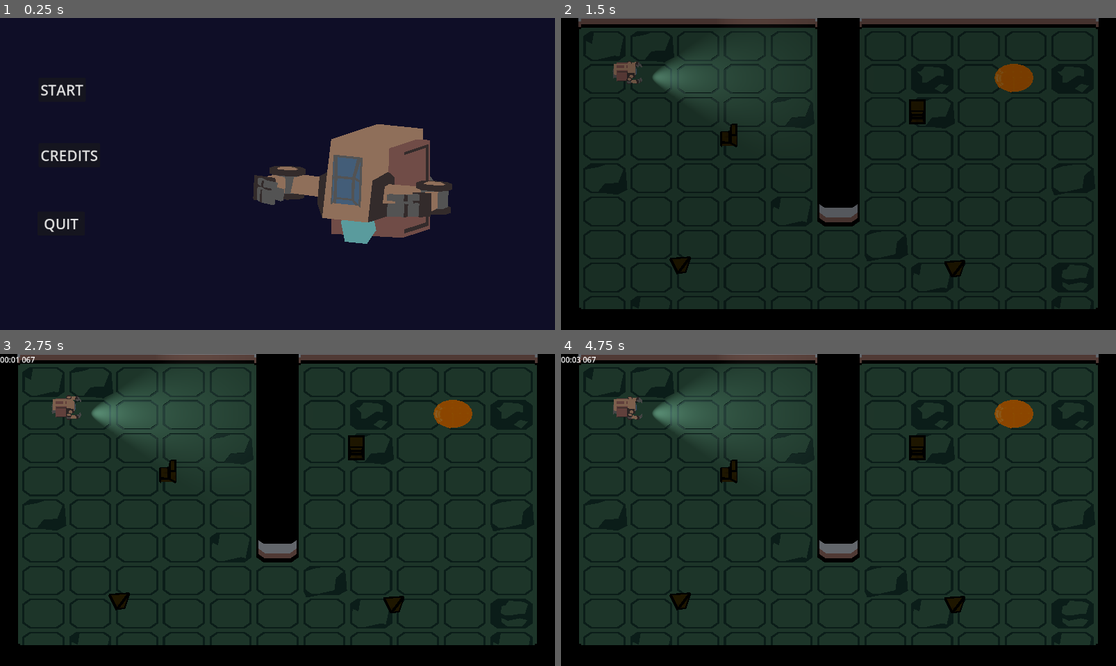
Above: before the commit, frames 1-4 (two rows, left to right).
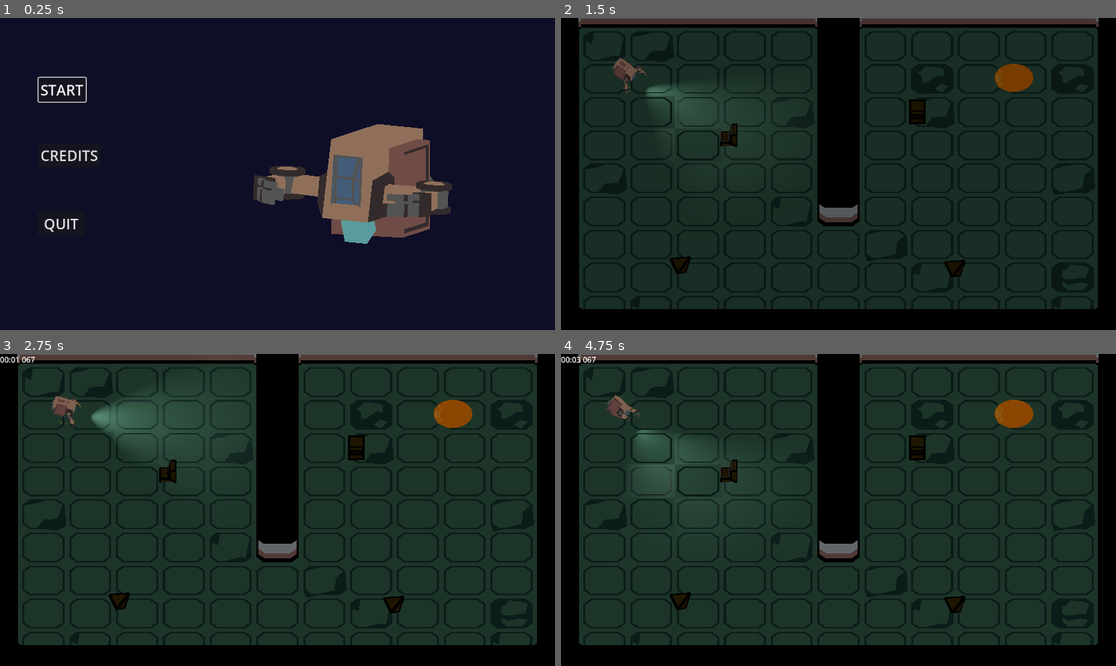
Above: after the commit, the same moments.

Repository: Wendfrey/GameJam6Submission
Game: Godot game, scene res://levels/RootMain.tscn
Same seed, same stepped clock (60 frames per second), same inputs: the game is played once before the commit and once after it.
Inputs:
- Up to frame 1 (0.25 s): no input
- Up to frame 2 (1.5 s): click "START" at 0.5 s; hold D (rotate_right, bound only after the commit) from 1.28 s (still down); hold Space (move_bracker, bound only after the commit) from 1.28 s (still down)
- Up to frame 3 (2.75 s): release D (rotate_right, bound only after the commit) at 2.03 s; release Space (move_bracker, bound only after the commit) at 2.03 s; hold A (rotate_left, bound only after the commit) from 2.03 s (still down); tap Space (move_bracker, bound only after the commit) at 2.1 s
- Up to frame 4 (4.75 s): release A (rotate_left, bound only after the commit) at 2.78 s; hold D (rotate_right, bound only after the commit) 2.78-3.53 s; hold Space (move_bracker, bound only after the commit) 2.78-3.53 s; hold W (move_accel, bound only after the commit) 3.53-4.28 s; tap Space (move_bracker, bound only after the commit) at 3.6 s; hold A (rotate_left, bound only after the commit) from 4.28 s (still down); hold Space (move_bracker, bound only after the commit) from 4.28 s (still down)

The runs differ from the first frame. In frame 1, 0.1% of the frame differs, in the area x 6-16%, y 18-28%; in frame 2, 1.8%; in frame 3, 0.4%; in frame 4, 3.3%, in the area x 8-37%, y 11-46%.

Commit message:
Use controller to navigate UI3

Diff:
--- a/SpeedJamGame/levels/HighScoreMenu.gd
+++ b/SpeedJamGame/levels/HighScoreMenu.gd
@@ -1,4 +1,4 @@
-extends CanvasLayer
+extends "res://levels/UIAutoFocus.gd"
 
 signal next_level
 signal retry_level
--- a/SpeedJamGame/levels/Main.gd
+++ b/SpeedJamGame/levels/Main.gd
@@ -11,6 +11,7 @@
 	recordData = load("res://HighscoreData.gd").new(3, 5)
 	recordData.set_data(fileStorage.read_file())
 
+	$MainMenu.visible = true
 	current_lvl = "main_menu"
 	load_scene(load("res://levels/main_menu_scene.tscn").instantiate())
 
--- a/SpeedJamGame/levels/MainMenuScript.gd
+++ b/SpeedJamGame/levels/MainMenuScript.gd
@@ -1,4 +1,4 @@
-extends CanvasLayer
+extends "res://levels/UIAutoFocus.gd"
 
 signal start_game
 
--- a/SpeedJamGame/levels/PauseMenu.gd
+++ b/SpeedJamGame/levels/PauseMenu.gd
@@ -1,4 +1,4 @@
-extends CanvasLayer
+extends "res://levels/UIAutoFocus.gd"
 
 signal level_restart
 signal return_menu
--- a/SpeedJamGame/levels/RootMain.tscn
+++ b/SpeedJamGame/levels/RootMain.tscn
@@ -10,9 +10,11 @@
 process_mode = 3
 script = ExtResource("1_pjjpi")
 
-[node name="MainMenu" type="CanvasLayer" parent="."]
-process_mode = 1
+[node name="MainMenu" type="CanvasLayer" parent="." node_paths=PackedStringArray("focusChild")]
+process_mode = 1
+visible = false
 script = ExtResource("2_huarr")
+focusChild = NodePath("Control/StartButton")
 
 [node name="Control" type="Control" parent="MainMenu"]
 layout_mode = 3
@@ -98,10 +100,11 @@
 grow_vertical = 2
 color = Color(1, 1, 1, 0)
 
-[node name="HighScoreLayer" type="CanvasLayer" parent="."]
+[node name="HighScoreLayer" type="CanvasLayer" parent="." node_paths=PackedStringArray("focusChild")]
 process_mode = 2
 visible = false
 script = ExtResource("4_jp8c3")
+focusChild = NodePath("LevelFinished/ButtonContainer/NextButton")
 
 [node name="LevelFinished" type="Control" parent="HighScoreLayer"]
 layout_mode = 3
--- /dev/null
+++ b/SpeedJamGame/levels/UIAutoFocus.gd
@@ -0,0 +1,10 @@
+extends CanvasLayer
+
+@export var focusChild: Control = null
+
+func _ready():
+	visibility_changed.connect(_main_child_grab_focus)
+
+func _main_child_grab_focus():
+	if visible and focusChild:
+		focusChild.grab_focus()
--- a/SpeedJamGame/levels/pause_menu.tscn
+++ b/SpeedJamGame/levels/pause_menu.tscn
@@ -2,9 +2,10 @@
 
 [ext_resource type="Script" path="res://levels/PauseMenu.gd" id="1_o8lbc"]
 
-[node name="PauseLayer" type="CanvasLayer"]
+[node name="PauseLayer" type="CanvasLayer" node_paths=PackedStringArray("focusChild")]
 process_mode = 2
 script = ExtResource("1_o8lbc")
+focusChild = NodePath("PauseMenu/VBoxContainer/ContinueButton")
 
 [node name="PauseMenu" type="Control" parent="."]
 layout_mode = 3
--- a/SpeedJamGame/project.godot
+++ b/SpeedJamGame/project.godot
@@ -21,59 +21,48 @@
 
 [input]
 
-move_right={
+ui_accept={
 "deadzone": 0.5,
-"events": [Object(InputEventJoypadMotion,"resource_local_to_scene":false,"resource_name":"","device":-1,"axis":0,"axis_value":1.0,"script":null)
+"events": [Object(InputEventKey,"resource_local_to_scene":false,"resource_name":"","device":0,"window_id":0,"alt_pressed":false,"shift_pressed":false,"ctrl_pressed":false,"meta_pressed":false,"pressed":false,"keycode":4194309,"physical_keycode":0,"key_label":0,"unicode":0,"echo":false,"script":null)
+, Object(InputEventKey,"resource_local_to_scene":false,"resource_name":"","device":0,"window_id":0,"alt_pressed":false,"shift_pressed":false,"ctrl_pressed":false,"meta_pressed":false,"pressed":false,"keycode":4194310,"physical_keycode":0,"key_label":0,"unicode":0,"echo":false,"script":null)
+, Object(InputEventKey,"resource_local_to_scene":false,"resource_name":"","device":0,"window_id":0,"alt_pressed":false,"shift_pressed":false,"ctrl_pressed":false,"meta_pressed":false,"pressed":false,"keycode":32,"physical_keycode":0,"key_label":0,"unicode":32,"echo":false,"script":null)
+, Object(InputEventJoypadButton,"resource_local_to_scene":false,"resource_name":"","device":-1,"button_index":0,"pressure":0.0,"pressed":true,"script":null)
 ]
 }
-move_left={
+ui_select={
 "deadzone": 0.5,
-"events": [Object(InputEventJoypadMotion,"resource_local_to_scene":false,"resource_name":"","device":-1,"axis":0,"axis_value":-1.0,"script":null)
+"events": [Object(InputEventJoypadButton,"resource_local_to_scene":false,"resource_name":"","device":0,"button_index":3,"pressure":0.0,"pressed":true,"script":null)
+, Object(InputEventKey,"resource_local_to_scene":false,"resource_name":"","device":0,"window_id":0,"alt_pressed":false,"shift_pressed":false,"ctrl_pressed":false,"meta_pressed":false,"pressed":false,"keycode":32,"physical_keycode":0,"key_label":0,"unicode":32,"echo":false,"script":null)
 ]
 }
-move_up={
+ui_cancel={
 "deadzone": 0.5,
-"events": [Object(InputEventJoypadMotion,"resource_local_to_scene":false,"resource_name":"","device":-1,"axis":1,"axis_value":-1.0,"script":null)
-]
-}
-move_down={
-"deadzone": 0.5,
-"events": [Object(InputEventJoypadMotion,"resource_local_to_scene":false,"resource_name":"","device":-1,"axis":1,"axis_value":1.0,"script":null)
-]
-}
-rotate_up={
-"deadzone": 0.5,
-"events": [Object(InputEventJoypadMotion,"resource_local_to_scene":false,"resource_name":"","device":-1,"axis":3,"axis_value":-1.0,"script":null)
-]
-}
-rotate_down={
-"deadzone": 0.5,
-"events": [Object(InputEventJoypadMotion,"resource_local_to_scene":false,"resource_name":"","device":-1,"axis":3,"axis_value":1.0,"script":null)
+"events": [Object(InputEventKey,"resource_local_to_scene":false,"resource_name":"","device":0,"window_id":0,"alt_pressed":false,"shift_pressed":false,"ctrl_pressed":false,"meta_pressed":false,"pressed":false,"keycode":4194305,"physical_keycode":0,"key_label":0,"unicode":0,"echo":false,"script":null)
+, Object(InputEventJoypadButton,"resource_local_to_scene":false,"resource_name":"","device":-1,"button_index":6,"pressure":0.0,"pressed":true,"script":null)
 ]
 }
 rotate_left={
 "deadzone": 0.5,
 "events": [Object(InputEventJoypadMotion,"resource_local_to_scene":false,"resource_name":"","device":-1,"axis":0,"axis_value":-1.0,"script":null)
+, Object(InputEventKey,"resource_local_to_scene":false,"resource_name":"","device":-1,"window_id":0,"alt_pressed":false,"shift_pressed":false,"ctrl_pressed":false,"meta_pressed":false,"pressed":false,"keycode":0,"physical_keycode":65,"key_label":0,"unicode":97,"echo":false,"script":null)
 ]
 }
 rotate_right={
 "deadzone": 0.5,
 "events": [Object(InputEventJoypadMotion,"resource_local_to_scene":false,"resource_name":"","device":-1,"axis":0,"axis_value":1.0,"script":null)
-]
-}
-move_axis={
-"deadzone": 0.5,
-"events": [Object(InputEventJoypadMotion,"resource_local_to_scene":false,"resource_name":"","device":-1,"axis":5,"axis_value":1.0,"script":null)
+, Object(InputEventKey,"resource_local_to_scene":false,"resource_name":"","device":-1,"window_id":0,"alt_pressed":false,"shift_pressed":false,"ctrl_pressed":false,"meta_pressed":false,"pressed":false,"keycode":0,"physical_keycode":68,"key_label":0,"unicode":100,"echo":false,"script":null)
 ]
 }
 move_accel={
 "deadzone": 0.5,
 "events": [Object(InputEventJoypadButton,"resource_local_to_scene":false,"resource_name":"","device":-1,"button_index":0,"pressure":0.0,"pressed":true,"script":null)
+, Object(InputEventKey,"resource_local_to_scene":false,"resource_name":"","device":-1,"window_id":0,"alt_pressed":false,"shift_pressed":false,"ctrl_pressed":false,"meta_pressed":false,"pressed":false,"keycode":0,"physical_keycode":87,"key_label":0,"unicode":119,"echo":false,"script":null)
 ]
 }
 move_bracker={
 "deadzone": 0.5,
 "events": [Object(InputEventJoypadButton,"resource_local_to_scene":false,"resource_name":"","device":-1,"button_index":1,"pressure":0.0,"pressed":true,"script":null)
+, Object(InputEventKey,"resource_local_to_scene":false,"resource_name":"","device":-1,"window_id":0,"alt_pressed":false,"shift_pressed":false,"ctrl_pressed":false,"meta_pressed":false,"pressed":false,"keycode":0,"physical_keycode":32,"key_label":0,"unicode":32,"echo":false,"script":null)
 ]
 }
 
